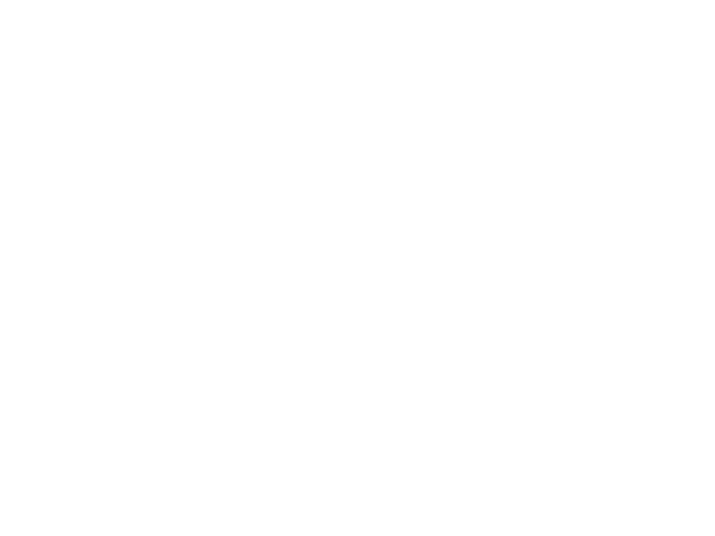
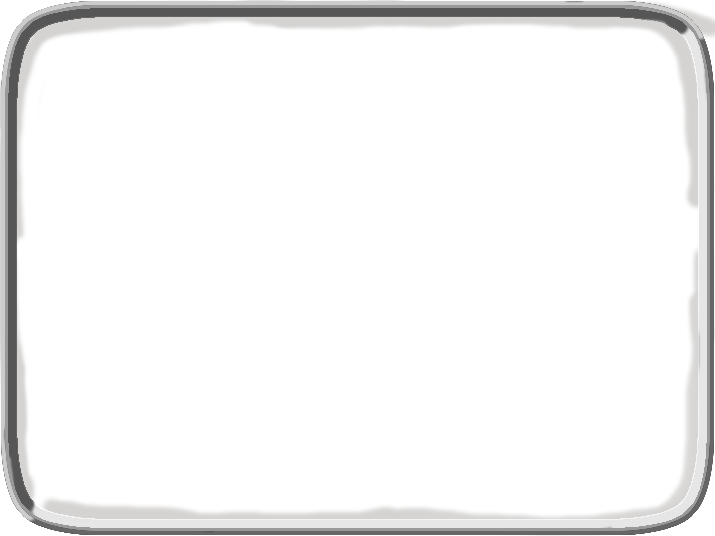
Two versions of the same layered image (715 × 536). Layer-by-layer changes:
added layer "Foreground #1" (75%) above "Foreground #2" over bbox(8, 8, 707, 528)
added layer "Foreground #2" above "Foreground" over bbox(1, 1, 714, 535)
added layer "Foreground" above "Pasted Layer #1" over bbox(1, 1, 714, 535)
added layer "Pasted Layer #1" (30%) above "Guide" over bbox(398, 250, 710, 531)
added layer "Guide" (20%) above "Screen Glare" over bbox(0, 0, 715, 536)
"Screen Glare": opacity 50% → 85%, painted on it over bbox(5, 5, 710, 521)
